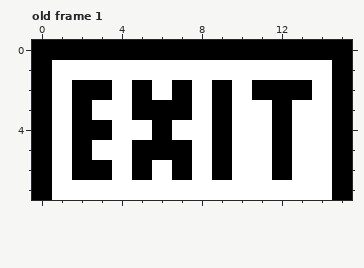
Two states of a pixel-art file, Assets/Art/exit.ase. Above, as it was before the edit.
16x8 pixels, 1 frame. Shown: old frame 1. The commit also changed other frames, which this record leaves out.
The result:
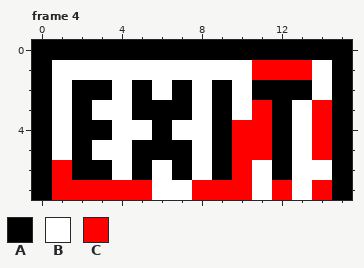
Palette (. is transparent): A #000000  B #ffffff  C #ff0000
A new or re-ordered frame is compared with the old frame closest to it.
The edit:
frames 1 -> 5
Frame 4 is new; against old frame 1:
y 1: x 11..13 BBB -> CCC
y 3: x 11 B -> C; x 14 B -> C
y 4..5: x 10..11 BB -> CC; x 14 B -> C
y 6: x 1 B -> C; x 10 B -> C
y 7: x 1..5 BBBBB -> CCCCC; x 8..10 BBB -> CCC; x 12 B -> C; x 14 B -> C
Changed places in both pictures, as pixel boxes (x1, y1, x2, y2):
changed: (52, 60, 332, 200)
